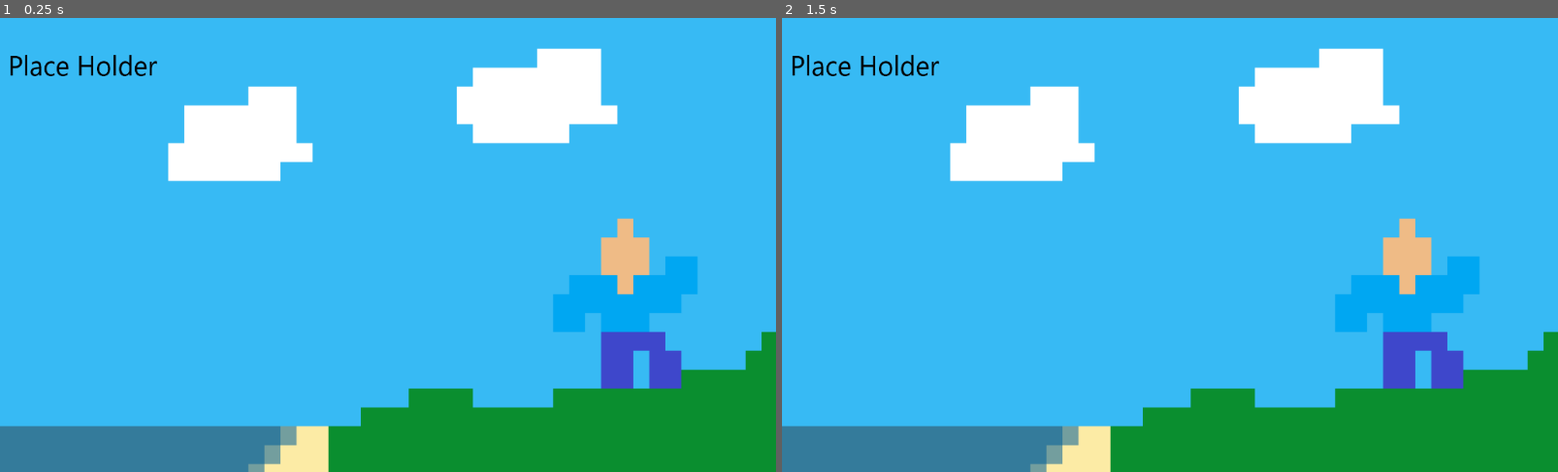
Above: before the commit, frames 1-2 (left to right).
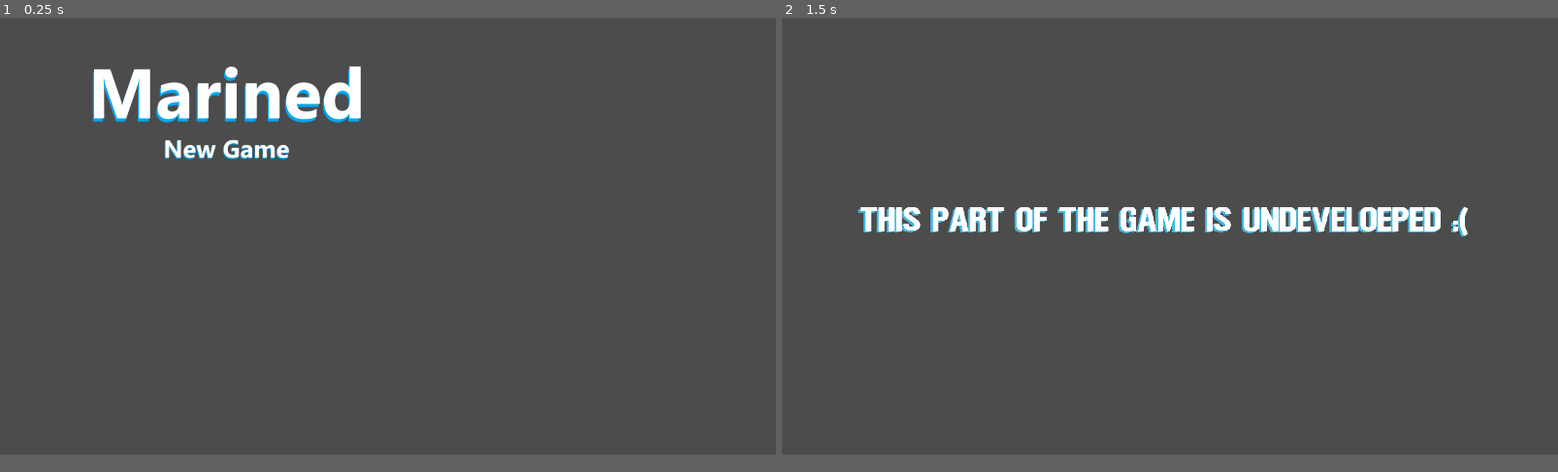
Above: after the commit, the same moments.

Repository: ParadoxGitHub/Marined
Game: Godot game, scene res://TitleScreen.tscn
The game is run twice, just before and just after one commit, with the same random seed, the same clock (stepped at 60 frames per second) and the same inputs. Before the commit the project starts from res://PlaceHolder Image with text.tscn.
Inputs (mouse positions are in pixels of both pictures, inside the frame that each line leads up to):
- Up to frame 1 (0.25 s): no input
- Up to frame 2 (1.5 s): click (1007, 154) at 0.52 s; tap Enter at 1.25 s
In our replay, the window is 800x468 before the commit and 800x450 after it. These sizes can differ from the game's own. Grey fills any space a smaller window leaves; there, only what the larger window draws over its background counts as a difference.

The runs differ from the first frame. In frame 1, 97% of the frame differs, in the area x 0-100%, y 0-100%; in frame 2, 97%.

Commit message:
Add files via upload
Added Title screen and 1 functioning button

Diff:
--- /dev/null
+++ b/Marined/LevelGeneration.tscn
@@ -0,0 +1,23 @@
+[gd_scene load_steps=3 format=2]
+
+[ext_resource path="res://Fonts/Robot Go.ttf" type="DynamicFontData" id=1]
+
+[sub_resource type="DynamicFont" id=1]
+size = 70
+font_data = ExtResource( 1 )
+
+[node name="Node2D" type="Node2D"]
+
+[node name="Label" type="Label" parent="."]
+margin_left = 191.508
+margin_top = 466.171
+margin_right = 1699.51
+margin_bottom = 545.171
+custom_fonts/font = SubResource( 1 )
+custom_colors/font_color_shadow = Color( 0.266667, 0.713726, 0.886275, 1 )
+custom_constants/shadow_offset_x = -5
+custom_constants/shadow_offset_y = 4
+text = "This part of the game is undeveloeped :("
+__meta__ = {
+"_edit_use_anchors_": false
+}
--- /dev/null
+++ b/Marined/TitleScreen.gd
@@ -0,0 +1,10 @@
+extends Node
+
+
+
+
+
+
+
+func _on_TextureButton_pressed():
+	get_tree().change_scene("LevelGeneration.tscn")
--- /dev/null
+++ b/Marined/TitleScreen.tscn
@@ -0,0 +1,50 @@
+[gd_scene load_steps=6 format=2]
+
+[ext_resource path="res://Images/Title/Marined.png" type="Texture" id=1]
+[ext_resource path="res://Images/Title/New Game Normal State.png" type="Texture" id=2]
+[ext_resource path="res://Images/Title/New Game Pressed State.png" type="Texture" id=3]
+[ext_resource path="res://Images/Title/New Game Hover State.png" type="Texture" id=4]
+[ext_resource path="res://TitleScreen.gd" type="Script" id=5]
+
+[node name="TitleScreen" type="Node"]
+script = ExtResource( 5 )
+
+[node name="MarginContainer" type="MarginContainer" parent="."]
+anchor_right = 1.0
+anchor_bottom = 1.0
+custom_constants/margin_right = 800
+custom_constants/margin_top = 100
+custom_constants/margin_left = 0
+custom_constants/margin_bottom = 20
+__meta__ = {
+"_edit_use_anchors_": false
+}
+
+[node name="VBoxContainer" type="VBoxContainer" parent="MarginContainer"]
+margin_left = 211.0
+margin_top = 100.0
+margin_right = 909.0
+margin_bottom = 1060.0
+size_flags_horizontal = 4
+custom_constants/separation = 16
+
+[node name="TextureRect" type="TextureRect" parent="MarginContainer/VBoxContainer"]
+margin_right = 698.0
+margin_bottom = 175.0
+texture = ExtResource( 1 )
+
+[node name="VBoxContainer" type="VBoxContainer" parent="MarginContainer/VBoxContainer"]
+margin_left = 181.0
+margin_top = 191.0
+margin_right = 517.0
+margin_bottom = 259.0
+size_flags_horizontal = 4
+
+[node name="TextureButton" type="TextureButton" parent="MarginContainer/VBoxContainer/VBoxContainer"]
+margin_right = 336.0
+margin_bottom = 68.0
+texture_normal = ExtResource( 2 )
+texture_pressed = ExtResource( 3 )
+texture_hover = ExtResource( 4 )
+texture_focused = ExtResource( 4 )
+[connection signal="pressed" from="MarginContainer/VBoxContainer/VBoxContainer/TextureButton" to="." method="_on_TextureButton_pressed"]
--- a/Marined/project.godot
+++ b/Marined/project.godot
@@ -16,8 +16,14 @@
 [application]
 
 config/name="Marined"
-run/main_scene="res://PlaceHolder Image with text.tscn"
+run/main_scene="res://TitleScreen.tscn"
 config/icon="res://icon.png"
+
+[display]
+
+window/size/width=1920
+window/size/height=1080
+window/stretch/mode="viewport"
 
 [rendering]
 
Binary file added: Marined/Fonts/Robot Go.ttf
Binary file added: Marined/Images/Title/Marined.png
Not shown, added: Marined/Images/Title/Marined.png.import
Binary file added: Marined/Images/Title/New Game Hover State.png
Not shown, added: Marined/Images/Title/New Game Hover State.png.import
Binary file added: Marined/Images/Title/New Game Normal State.png
Not shown, added: Marined/Images/Title/New Game Normal State.png.import
Binary file added: Marined/Images/Title/New Game Pressed State.png
Not shown, added: Marined/Images/Title/New Game Pressed State.png.import
Binary file changed: Marined/icon.png
